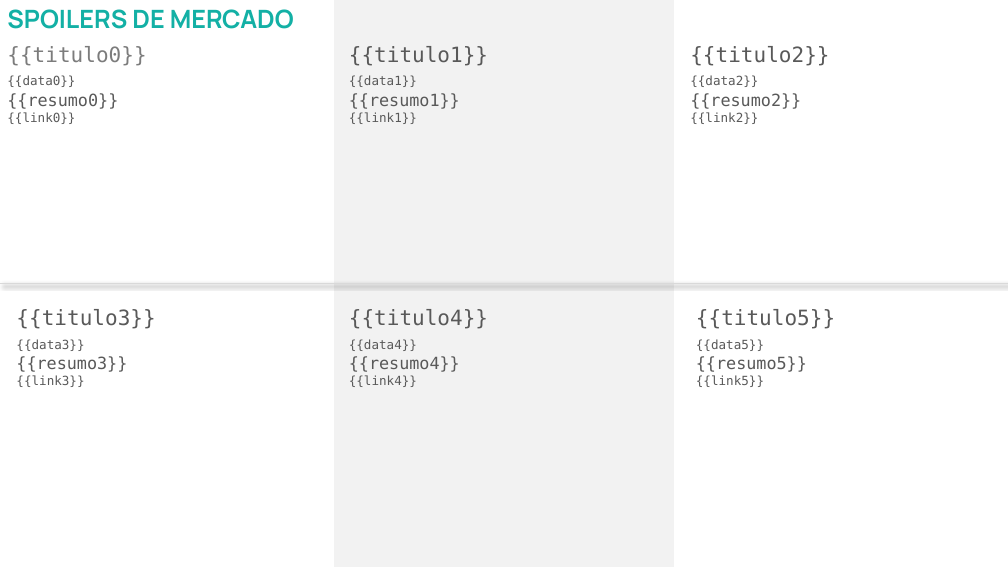
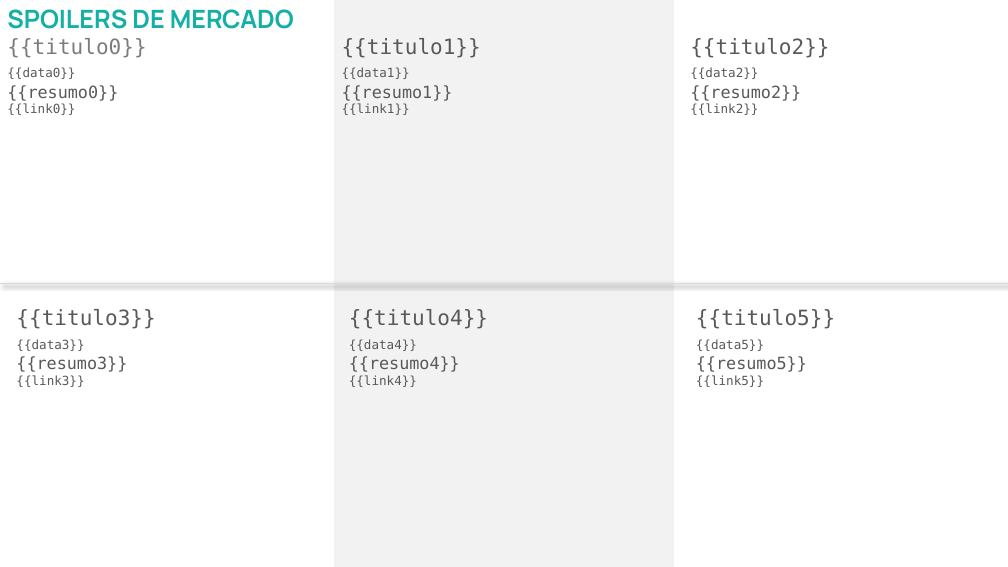
Before and after one commit to kamilypl/API-Python, a slide deck: slide 1 of template.pptx. Drawn at 1008x567 pixels with LibreOffice and Linux fonts; fonts in the diff are those of the drawing. Boxes give left, top, right and bottom in pixels: in the first picture for what was removed or moved away, otherwise in the second. Text is boxed around its words. In the diff, an @@ line names an element or a change of style, - is before the commit and + after.

Commit message:
deploy

```diff
--- a/template.pptx
+++ b/template.pptx
@@ text "{{titulo0}}": place and size @@
-text "{{titulo0}}" at (7, 46, 146, 124)
+text "{{titulo0}}" at (7, 38, 146, 115)
@@ text "{{titulo1}}": place and size @@
-text "{{titulo1}}" at (349, 46, 488, 124)
+text "{{titulo1}}" at (342, 38, 481, 115)
@@ text "{{titulo2}}": place and size @@
-text "{{titulo2}}" at (690, 46, 829, 124)
+text "{{titulo2}}" at (690, 38, 829, 115)
```
